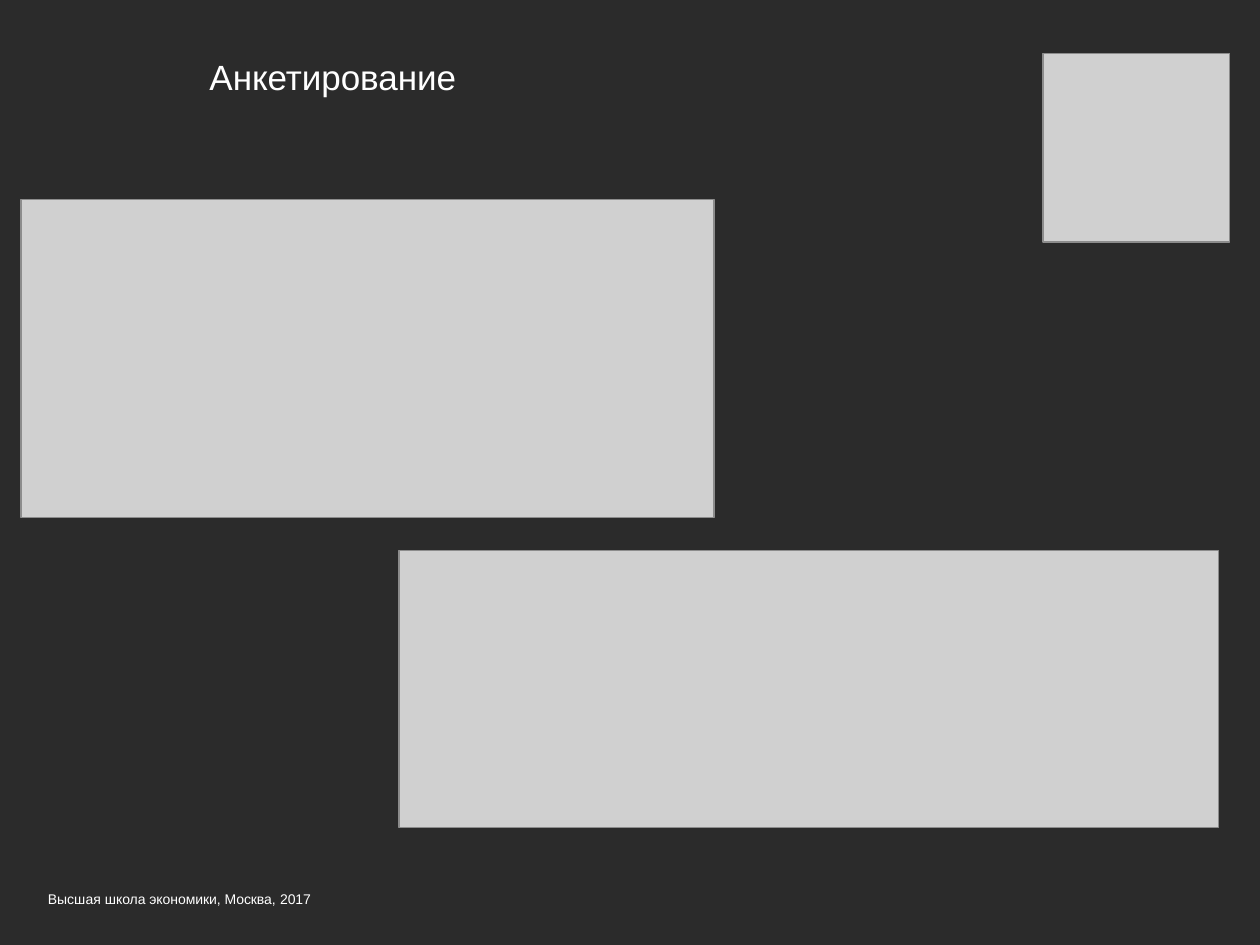
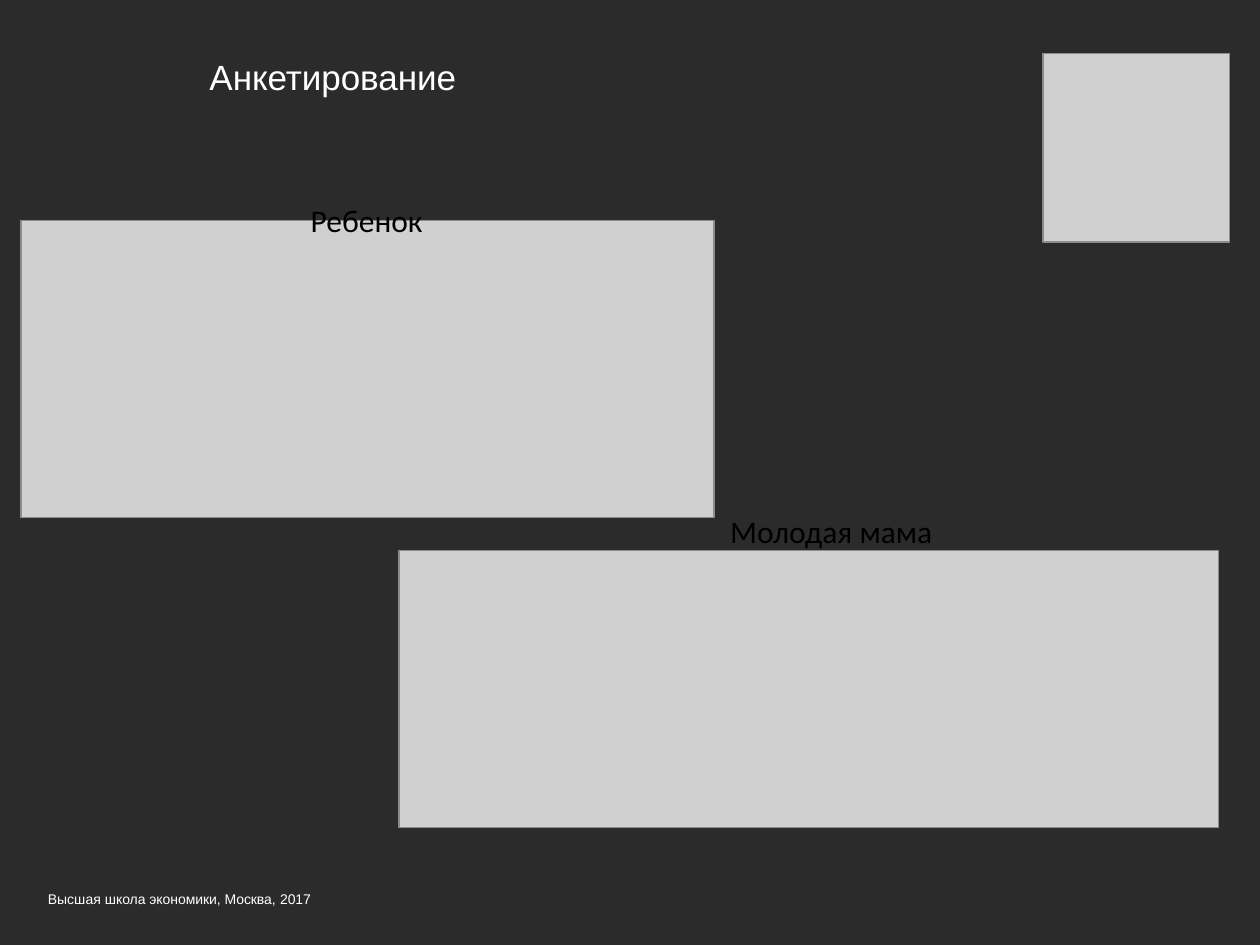
Before and after one commit to arepina/MomAndBaby, a slide deck: slide 5 of docs/Presentation.pptx. Drawn at 1260x945 pixels with LibreOffice and Linux fonts; fonts in the diff are those of the drawing; grey boxes stand for pictures; background and template pictures are left out; a plain dark background stands for a picture behind light text. Boxes give left, top, right and bottom in pixels: in the first picture for what was removed or moved away, otherwise in the second. Text is boxed around its words. In the diff, an @@ line names an element or a change of style, - is before the commit and + after.

```diff
--- a/docs/Presentation.pptx
+++ b/docs/Presentation.pptx
@@ picture: place and size @@
-picture at bbox=[21, 199, 714, 517]
+picture at bbox=[21, 220, 714, 518]
@@ text added at bbox=[311, 211, 423, 240], 18 pt, text #000000 @@
+Ребенок
@@ text added at bbox=[730, 523, 933, 551], 18 pt, text #000000 @@
+Молодая мама
```
Also in this commit, not shown: 5 other slides changed.
